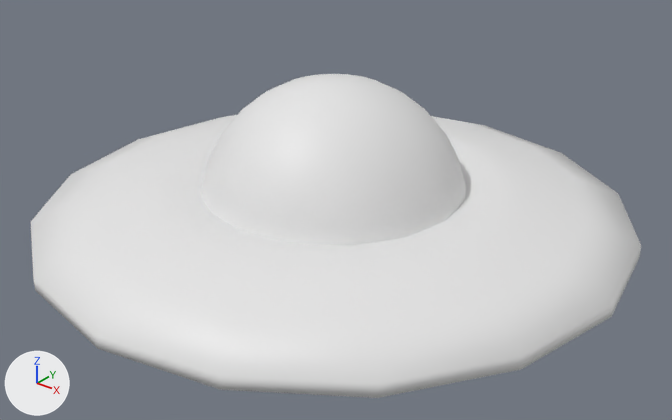
A saved change to the Blender file src/game/assets/ufo.blend.
One viewpoint serves both versions: a camera (50 mm lens) standing at (147.7, -183.5, 113.3) and looking at (4.9, -5.1, 2.6). The axes (+X, +Y, +Z) are drawn at lower left. The lights are the same throughout.

Names of what the first picture shows: 'base', 'dome'.
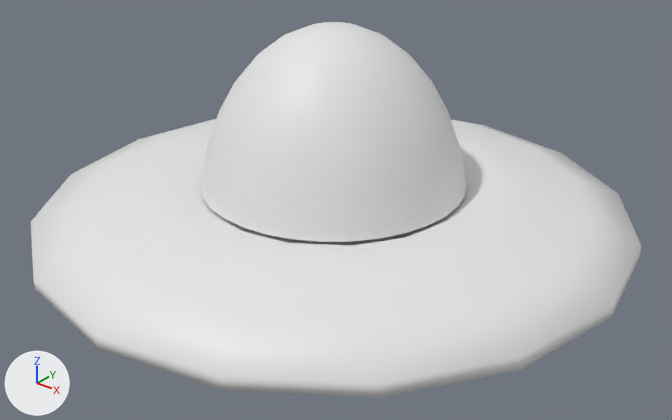
Changed parts and their boxes (x1, y1, x2, y2) in the pictures (672 x 420 px):
'dome', moved, rescaled (28% taller): before (201, 74, 466, 245); after (200, 22, 467, 242)

Diff of the bpy script that builds the scene:
```diff
--- a/src/game/assets/ufo.blend.py
+++ b/src/game/assets/ufo.blend.py
@@ ob_dome @@
 ob_dome.parent = ob_base
-ob_dome.location = (0.0, 0.0, 0.0)
-ob_dome.scale = (-37.2, -37.2, -37.2)
+ob_dome.location = (0.0, 0.0, -2.184)
+ob_dome.scale = (-37.2, -37.2, -54.0)
```
